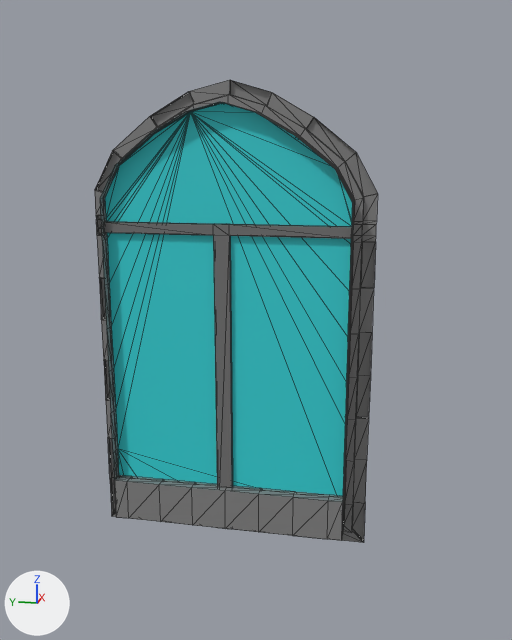
Two versions of the glTF model FBX_GLTF/FenêtreCourbCroix.glb, one commit apart.
Camera for both pictures: a 50 mm camera at (0.37, 0.83, 1.37) aimed at (2.48, 1.25, 0.84). Lighting does not change. The marker at lower left points along +X, +Y and +Z. Mesh edges are drawn as thin lines. Vertices at the same position are counted once.

In view in the first picture: 'EmpacementFenêtreCourb.002'.
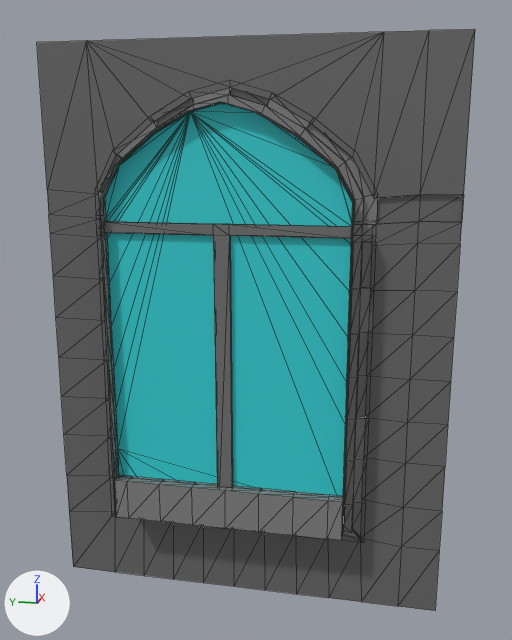
Where the newer file only moved an object's origin or applied its transform, the numbers keep the older frame.

Pixel boxes [x1, y1, x2, y2] of what changed, in the pictures (512 x 640 px):
'EmpacementFenêtreCourb.002', reshaped (55% wider, 26% taller)
    before: [95, 80, 378, 543]
    after: [37, 29, 475, 611]
part 1 of me_cube_004, added
    after: [37, 29, 475, 611]

The change, as a diff of the scene's bpy script:
```diff
--- a/FBX_GLTF/FenêtreCourbCroix.glb.py
+++ b/FBX_GLTF/FenêtreCourbCroix.glb.py
@@ mat_maison1 @@
+mat_maison1 = principled_material('Maison1')
+mat_maison1.base_color = (0.138, 0.138, 0.138)  # dark grey #686868
@@ me_cube_004 @@
 # used by ob_empacementfenêtrecourb_002; location = (2.446, 1.334, 0.779)
-me_cube_004.from_pydata(...)  # 478 vertices, 958 faces; spans x -0.055..0.07, y -0.442..0.439, z -0.682..0.777
+me_cube_004.from_pydata(...)  # 567 vertices, 1059 faces; spans x -0.055..0.07, y -0.685..0.6, z -0.904..0.895
+# me_cube_004 part 1: a new loose piece of 89 vertices spanning x 0.056..0.067, y -0.685..0.6, z -0.904..0.895, in mat_maison1 (dark grey #686868)
 me_cube_004.materials.append(mat_briquecontour)
@@ me_cube_004 @@
 me_cube_004.materials.append(mat_intérieurcroixfenêtre)
+me_cube_004.materials.append(mat_maison1)  # dark grey #686868
```
